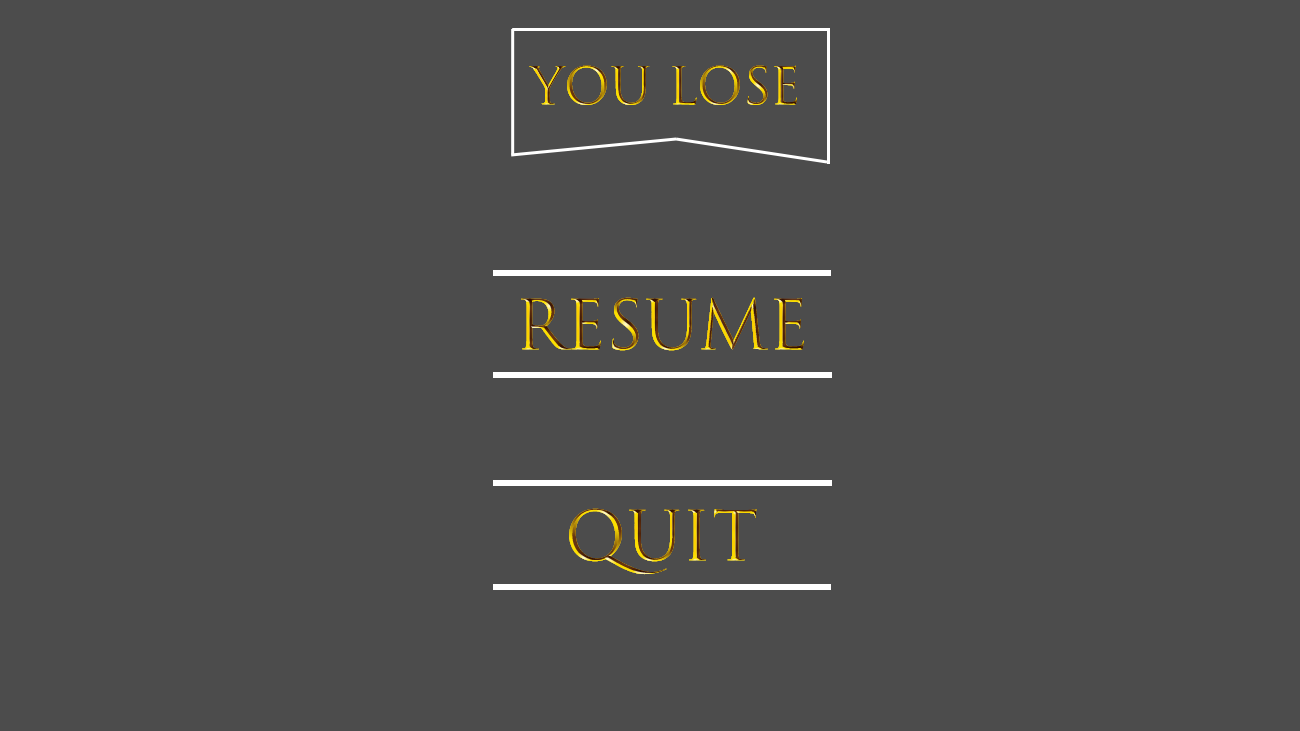
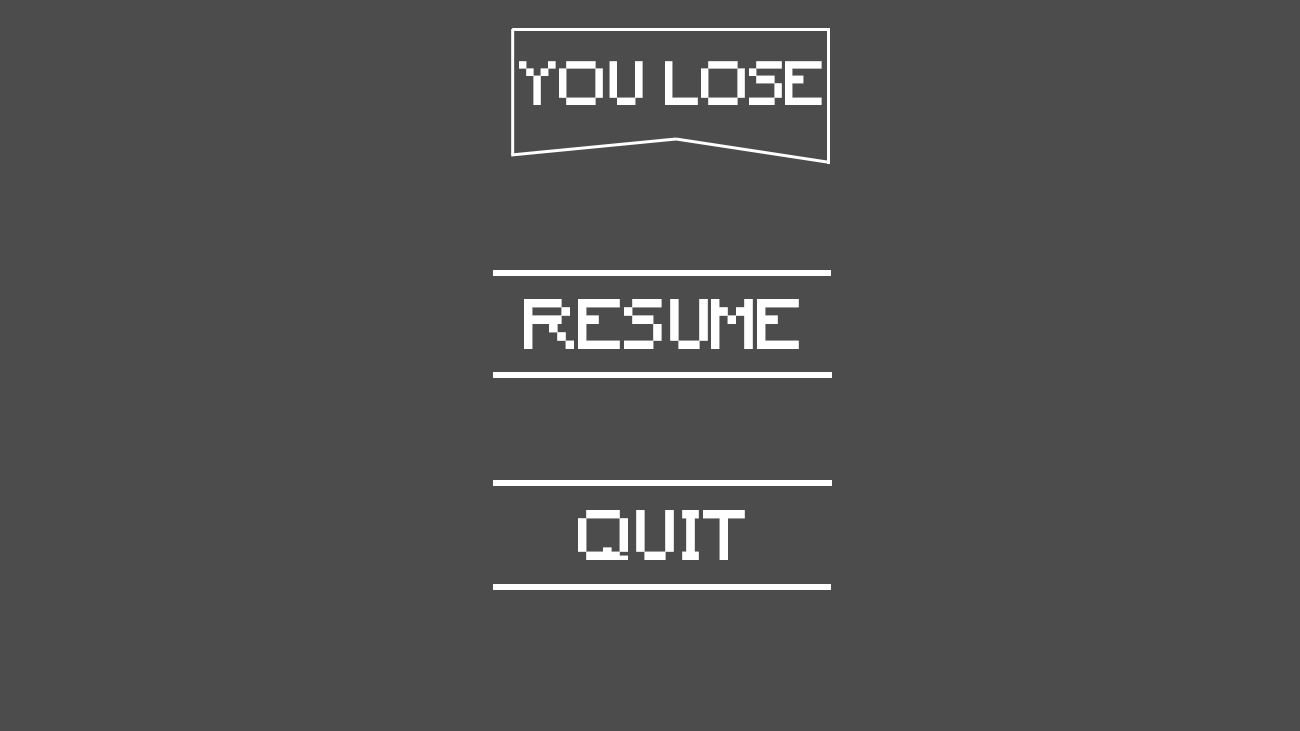
Comparing the layer stacks of the two 1300 × 731 images. Changes:
painted on "QUIT" over box(569, 508, 757, 575)
painted on "RESUME" over box(521, 297, 804, 351)
painted on "YOU LOSE" over box(519, 61, 822, 105)
